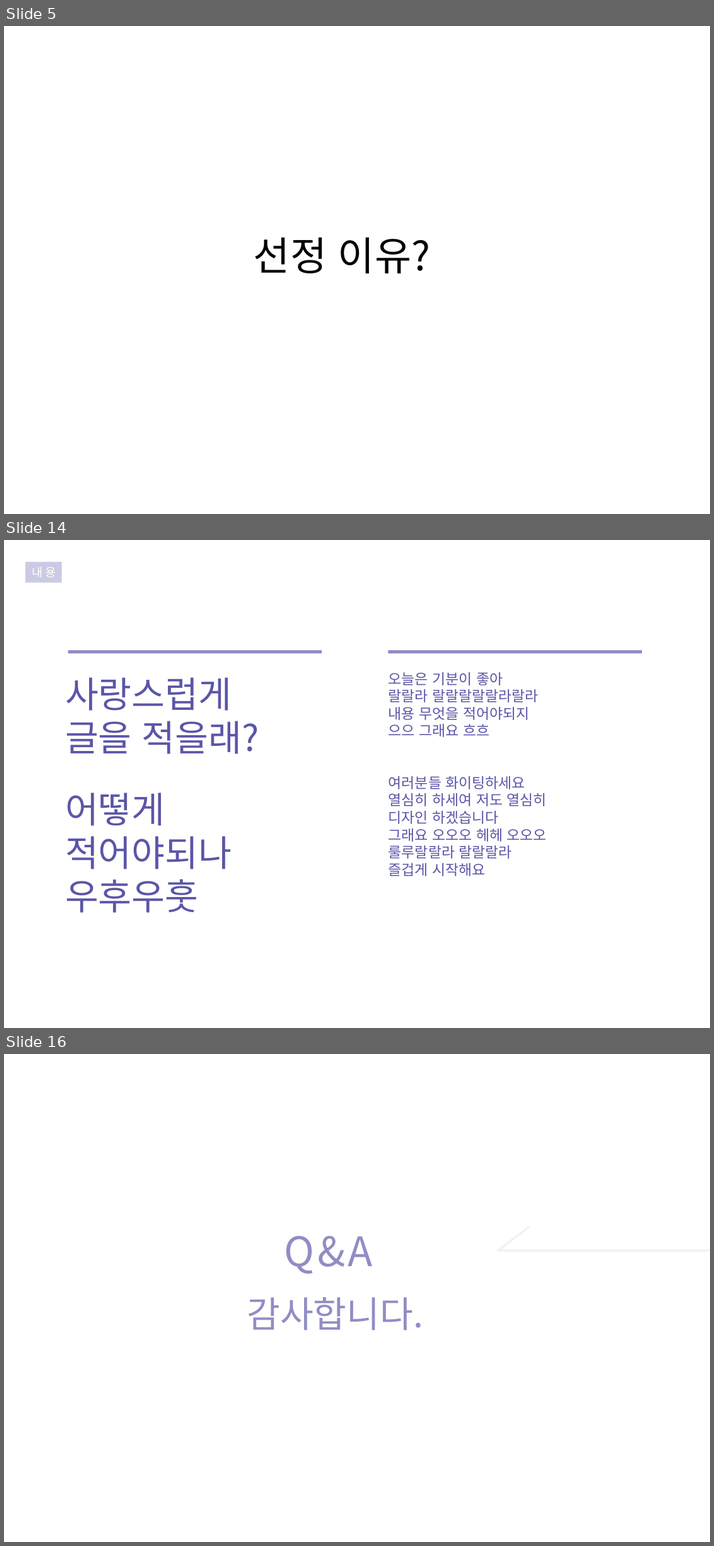
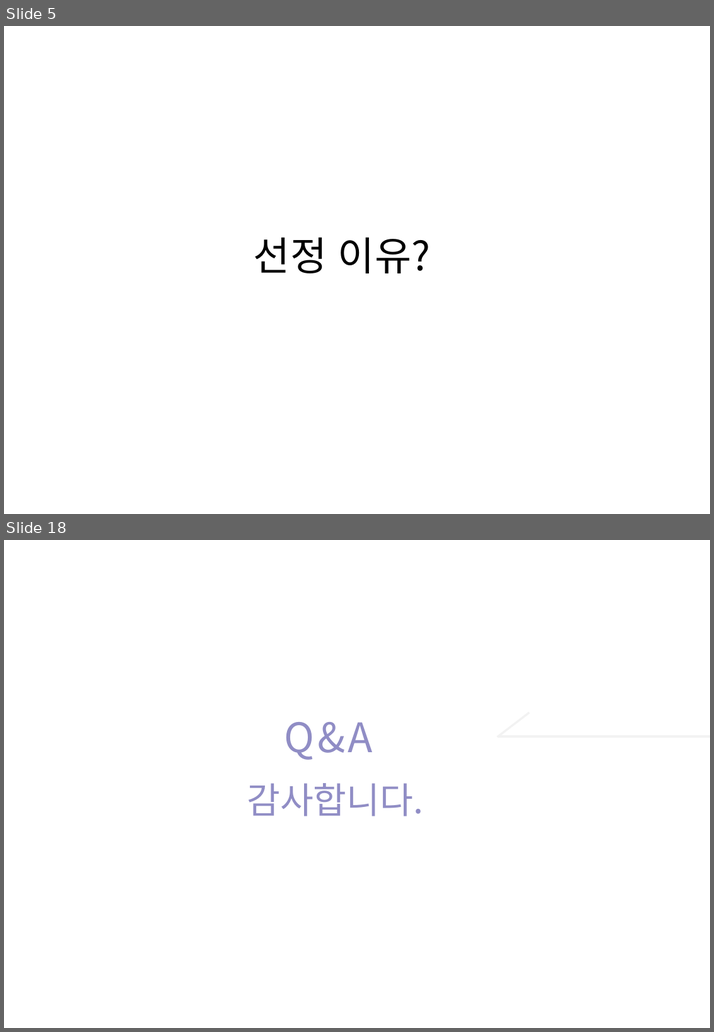
Before and after one commit to SekyuShin/FinalProject_saveFile, a slide deck: VHDL/2주차/18.11.07 - 디시설(김동욱).pptx. Shown one above the other, each under a label of ours: slides 5, 14 and 16 before the commit, slides 5 and 18 after it; the slides between them are not shown. The pictures are 714x1546 and 714x1032 pixels, drawn with LibreOffice and Linux fonts; fonts in the diff are those of the drawing; background and template pictures are left out. Boxes give left, top, right and bottom in pixels: in the first picture for what was removed or moved away, otherwise in the second. Text is boxed around its words. In the diff, an @@ line names an element or a change of style, - is before the commit and + after.

```diff
--- a/VHDL/2주차/18.11.07 - 디시설(김동욱).pptx
+++ b/VHDL/2주차/18.11.07 - 디시설(김동욱).pptx
@@ slide 14 removed at (4,540,710,1028), background picture (left out) @@
@@ rectangle removed at (25,562,62,583) @@
@@ text removed at (32,567,56,577) @@
-내용
@@ rectangle removed at (68,650,322,653) @@
@@ rectangle removed at (388,650,641,653) @@
@@ text removed at (65,677,259,754) @@
-사랑스럽게
-글을 적을래?
@@ text removed at (388,672,546,876) @@
-오늘은 기분이 좋아
-랄랄라 랄랄랄랄랄라랄라
-내용 무엇을 적어야되지
-으으 그래요 흐흐
-여러분들 화이팅하세요
-열심히 하세여 저도 열심히
-디자인 하겠습니다
-그래요 오오오 헤헤 오오오
-룰루랄랄라 랄랄랄라
-즐겁게 시작해요
@@ text removed at (65,793,231,913) @@
-어떻게
-적어야되나
-우후우훗
@@ what was slide 16 is now slide 18 @@
```
Also in this commit, not shown: 8 slides changed, 6 slides added, 3 other slides removed, 7 other files.
